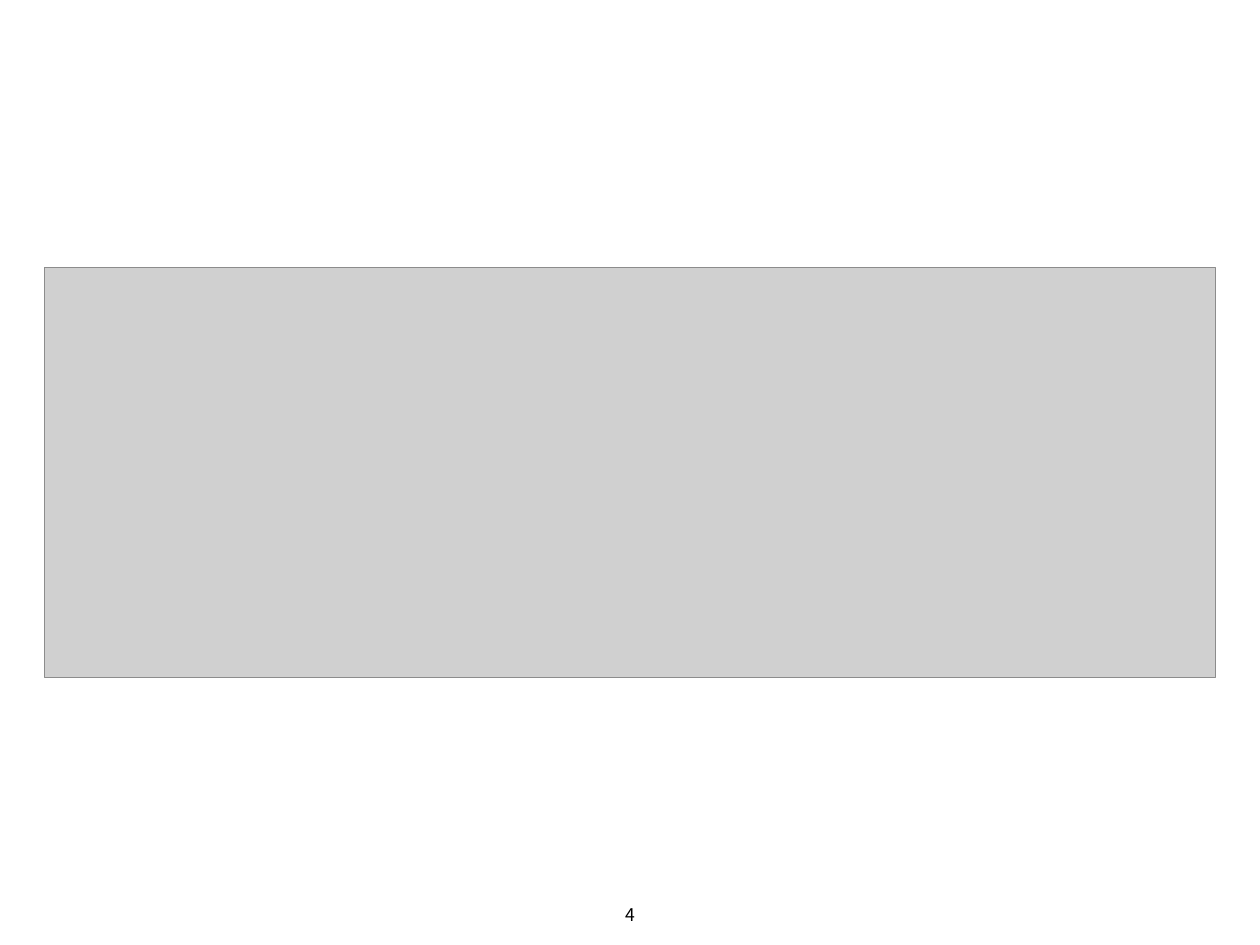
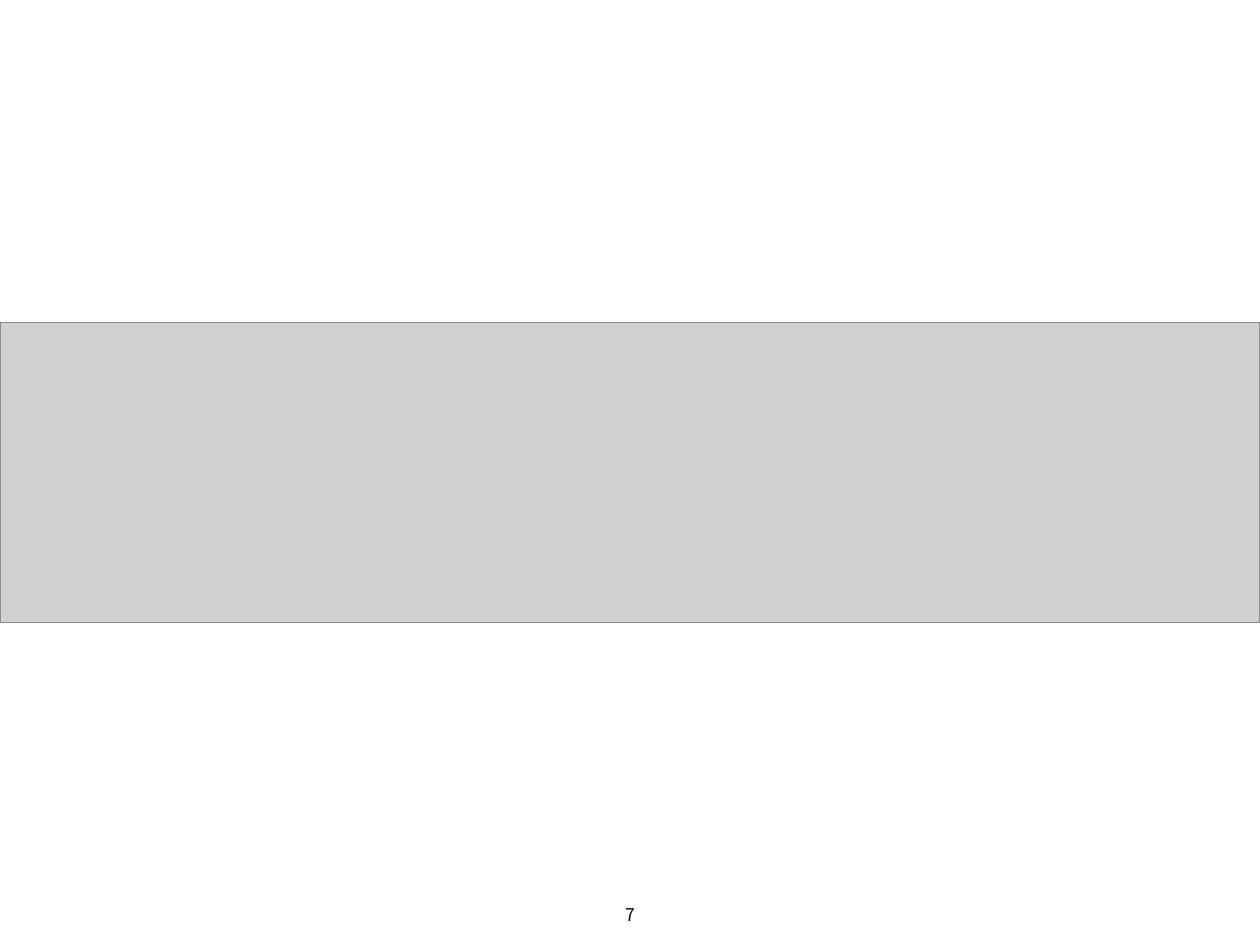
Before and after one commit to sjchoi86/dl_tutorials_10weeks, a slide deck: slide 7 of ppts/Week4f Generate your own dataset (basic_gendataset).pptx (slide 4 before the commit). Drawn at 1260x945 pixels with LibreOffice and Linux fonts; fonts in the diff are those of the drawing; grey boxes stand for pictures. Boxes give left, top, right and bottom in pixels: in the first picture for what was removed or moved away, otherwise in the second. Text is boxed around its words. In the diff, an @@ line names an element or a change of style, - is before the commit and + after.

```diff
--- a/ppts/Week4f Generate your own dataset (basic_gendataset).pptx
+++ b/ppts/Week4f Generate your own dataset (basic_gendataset).pptx
@@ picture: place and size @@
-picture at (44, 267, 1215, 677)
+picture at (0, 323, 1260, 622)
@@ page number at (625, 908, 635, 921): text changed @@
-4
+7
```
Also in this commit, not shown: 3 other slides changed, 7 slides added, 5 slides removed, 1 other file.
